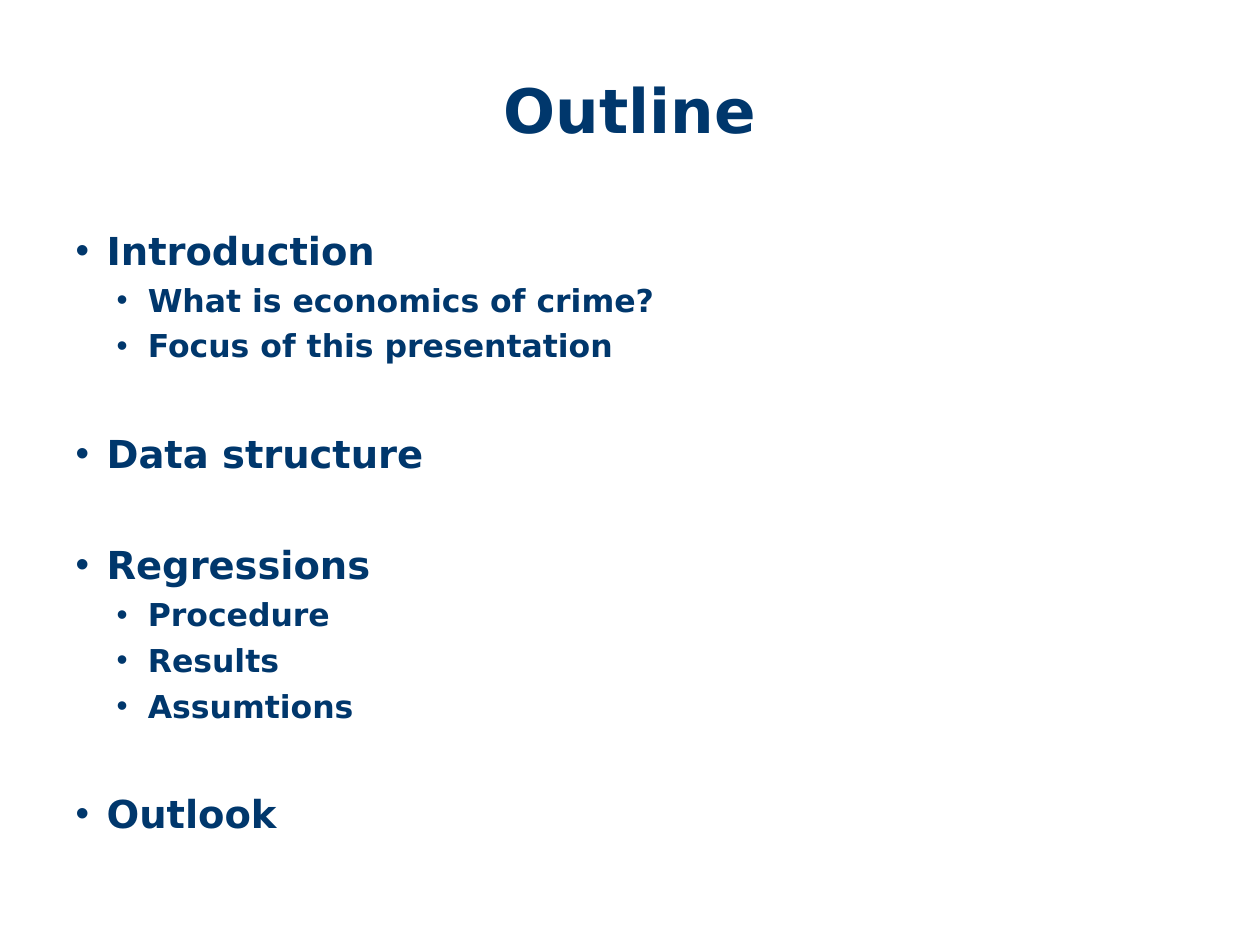
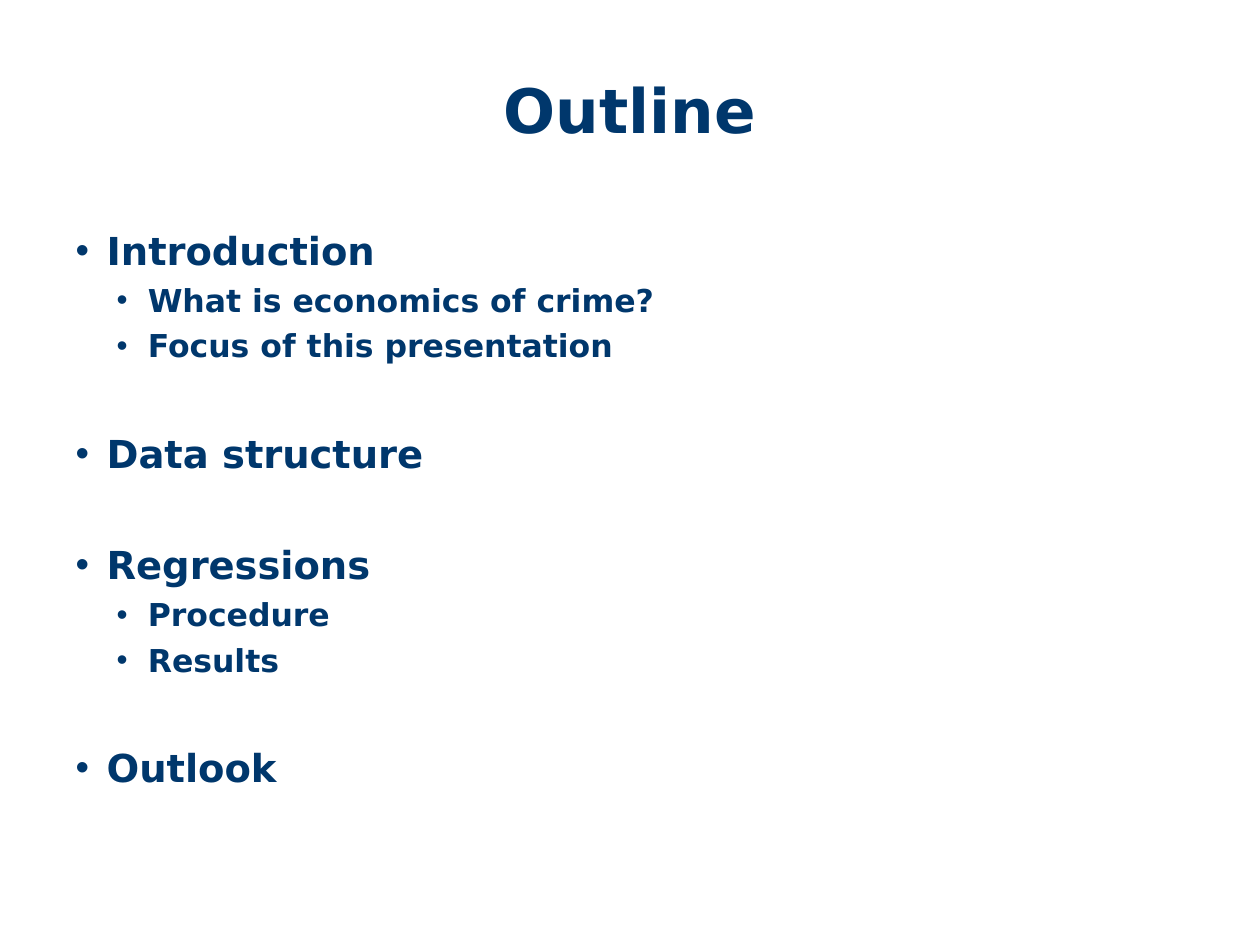
Before and after one commit to PetraBurdejova/spl2018take2, a slide deck: slide 2 of SPL.ppt. Drawn at 1260x945 pixels with LibreOffice and Linux fonts; fonts in the diff are those of the drawing; background and template pictures are left out. Boxes give left, top, right and bottom in pixels: in the first picture for what was removed or moved away, otherwise in the second. Text is boxed around its words. In the diff, an @@ line names an element or a change of style, - is before the commit and + after.

```diff
--- a/SPL.ppt
+++ b/SPL.ppt
@@ text at <box>148,694,354,719</box>: paragraph removed @@
-  • Assumtions
```
Also in this commit, not shown: 8 slides added, 2 slides removed.
